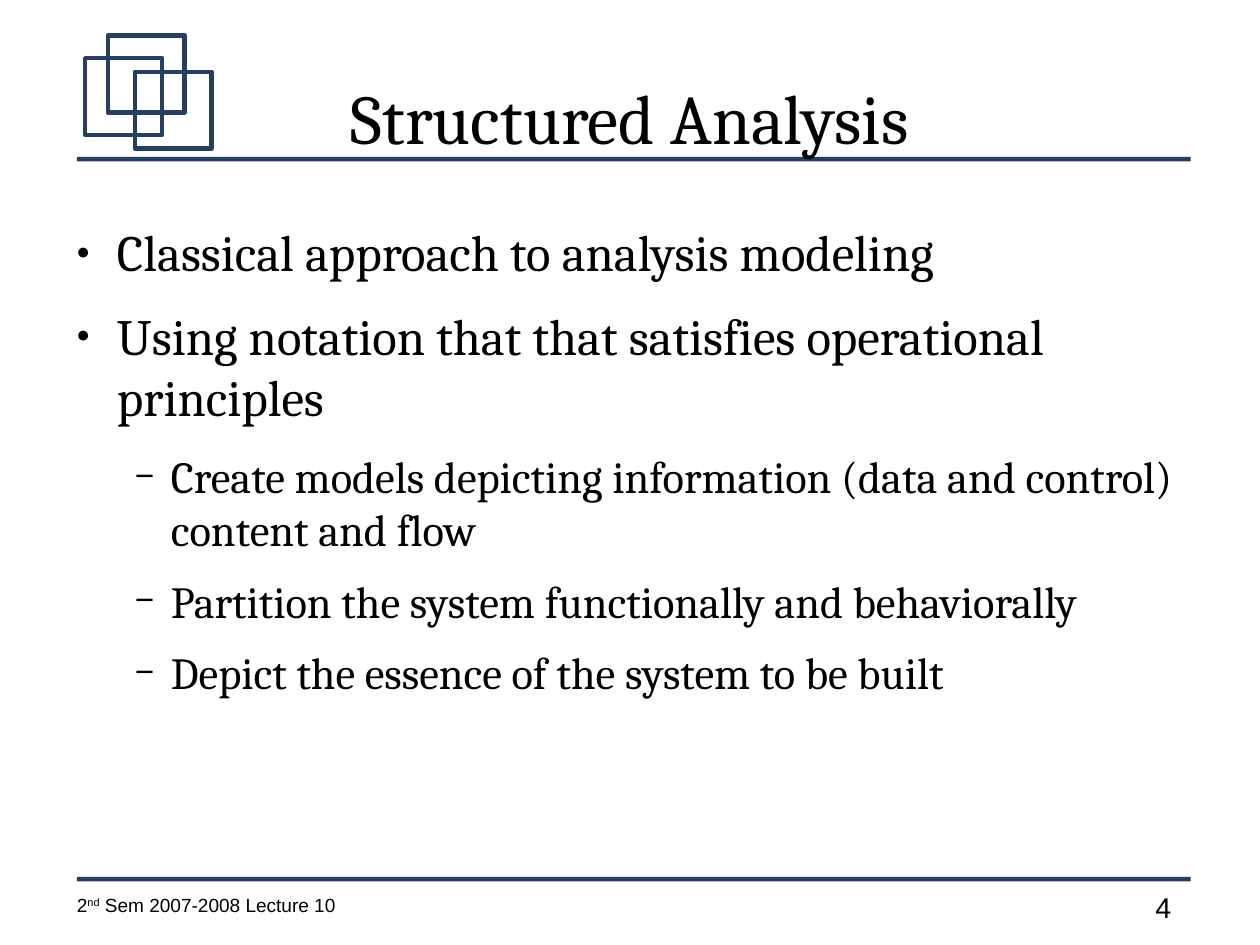
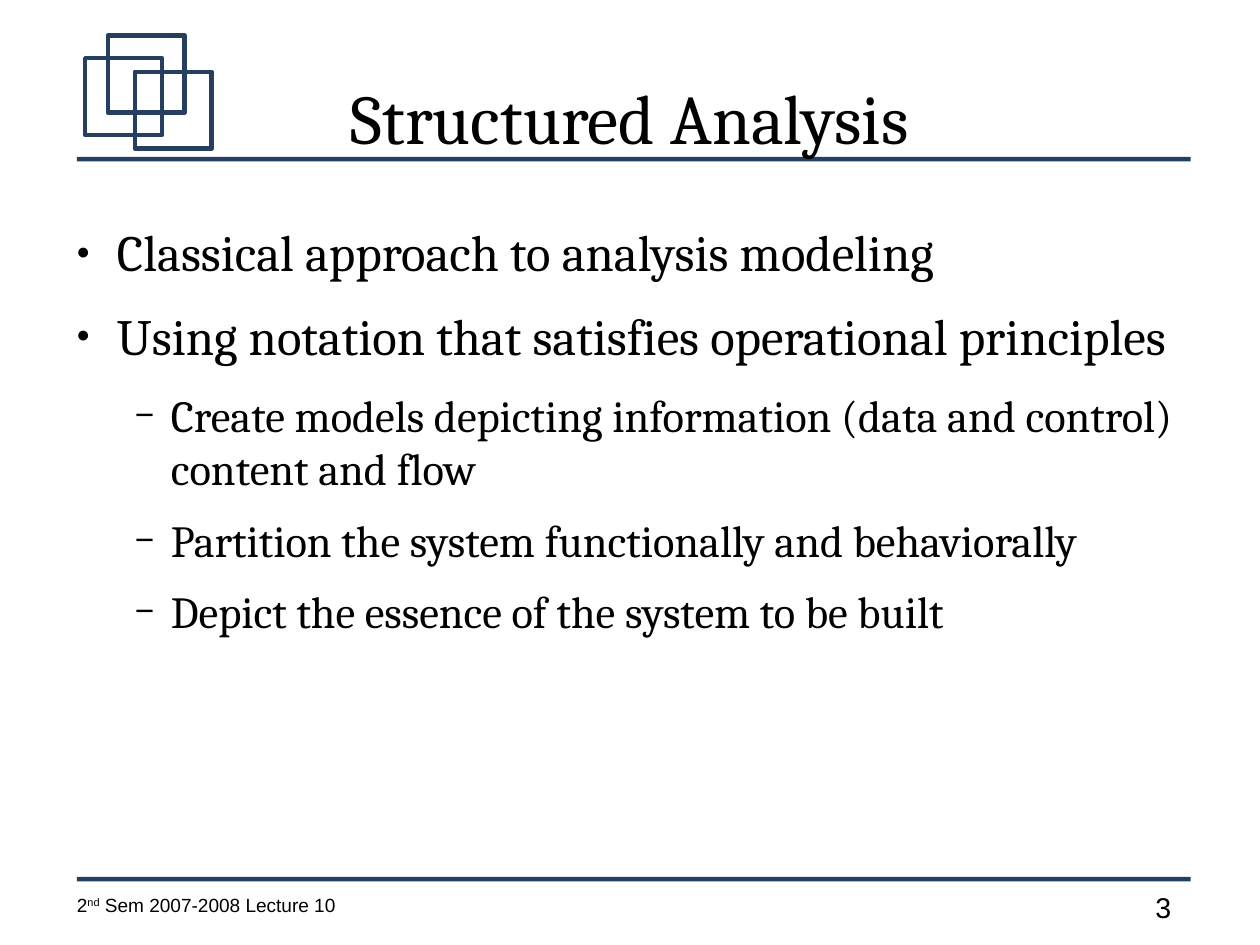
Before and after one commit to jachermocilla/jach-homepage, a slide deck: slide 3 of CMSC128-2nd-Sem-2007-L10.odp (slide 4 before the commit). Drawn at 1260x945 pixels with LibreOffice and Linux fonts; fonts in the diff are those of the drawing. Boxes give left, top, right and bottom in pixels: in the first picture for what was removed or moved away, otherwise in the second. Text is boxed around its words. In the diff, an @@ line names an element or a change of style, - is before the commit and + after.

```diff
--- a/CMSC128-2nd-Sem-2007-L10.odp
+++ b/CMSC128-2nd-Sem-2007-L10.odp
@@ text at (x1=117, y1=319, x2=1166, y2=366): text changed @@
-● Using notation that that satisfies operational principles
+● Using notation that satisfies operational principles
@@ page number at (x1=1155, y1=898, x2=1171, y2=919): text changed @@
-4
+3
```
Also in this commit, not shown: 1 slide removed, 1 other file.
